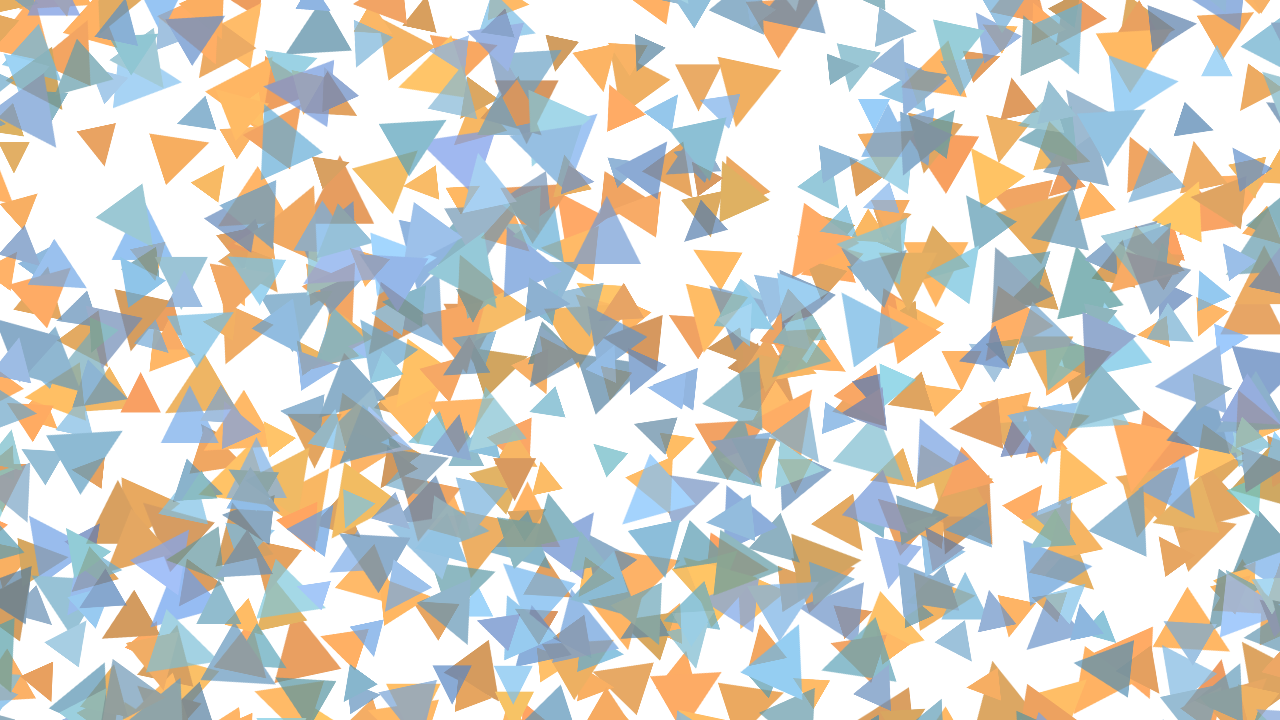
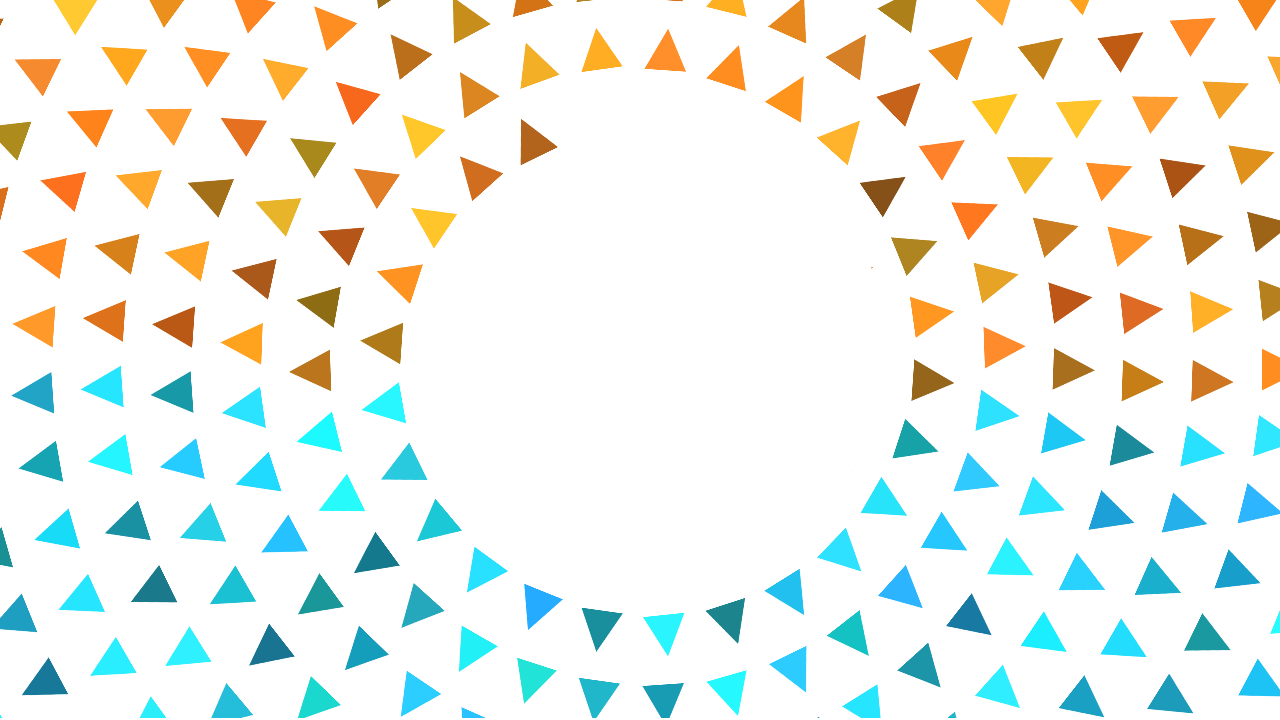
Comparing the layer stacks of the two 1280px x 720px images. Changes:
hid "Lag 2" over [0, 0, 1280, 720]
added layer "Lag 5" above "Farvetone/farvemætning 1" over [0, 0, 1280, 402]
added layer "Lag 7" above "Lag 3" over [0, 366, 1280, 718]
hid "Lag 3" over [0, 0, 1280, 720]
